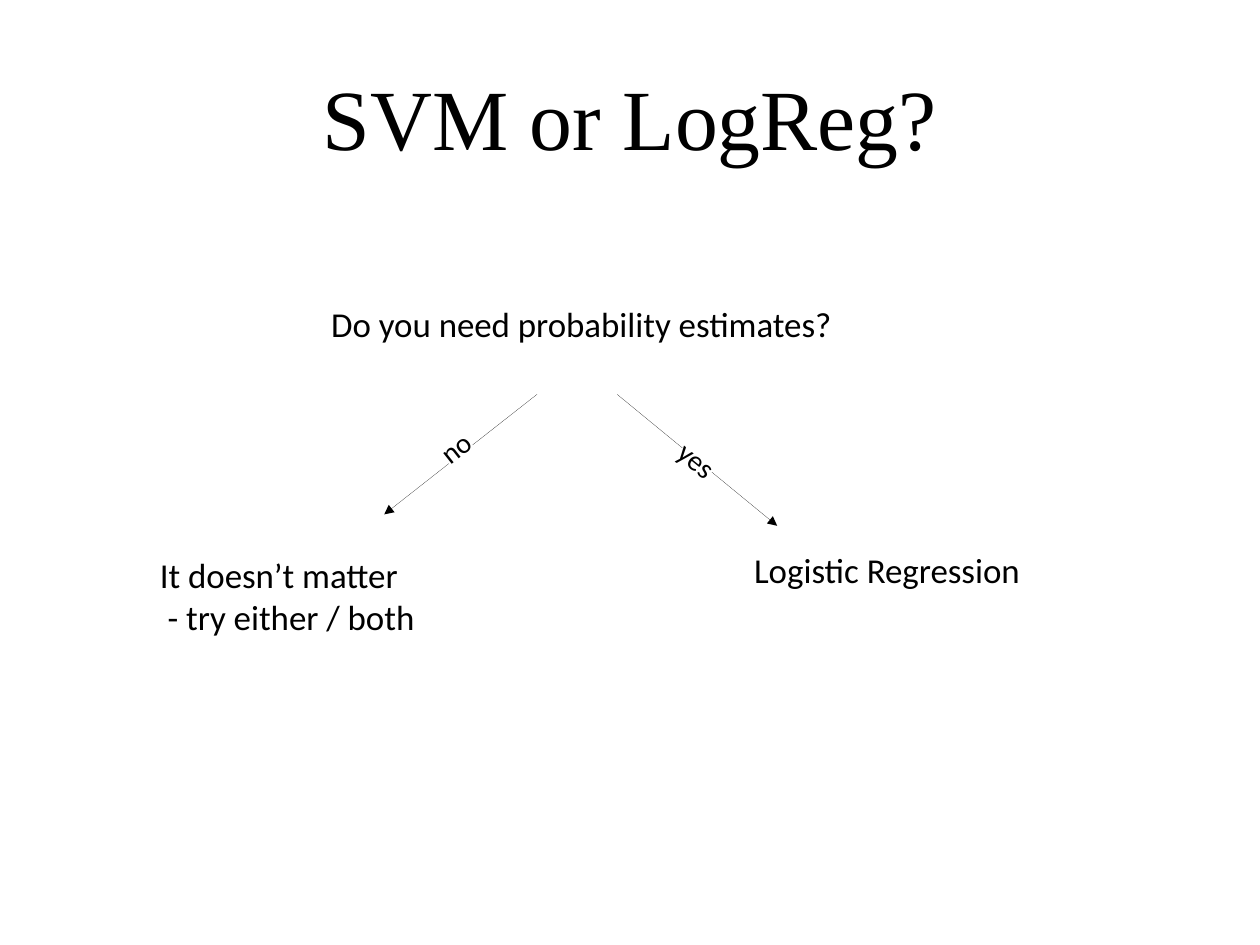
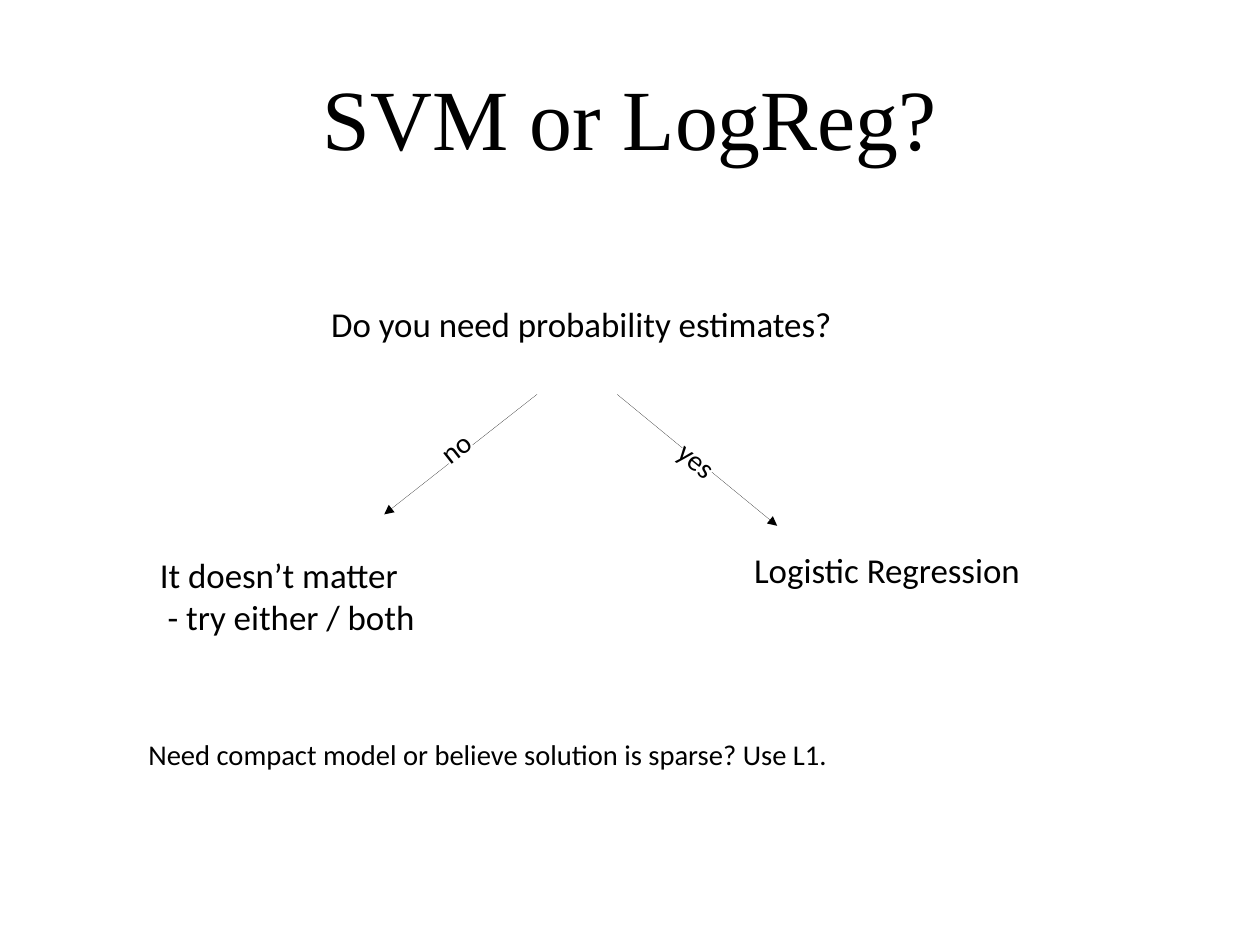
Before and after one commit to amueller/applied_ml_spring_2017, a slide deck: slide 8 of slides/aml-06-020617.odp. Drawn at 1260x945 pixels with LibreOffice and Linux fonts; fonts in the diff are those of the drawing. Boxes give left, top, right and bottom in pixels: in the first picture for what was removed or moved away, otherwise in the second. Text is boxed around its words. In the diff, an @@ line names an element or a change of style, - is before the commit and + after.

Commit message:
06 30 slides ^^

```diff
--- a/slides/aml-06-020617.odp
+++ b/slides/aml-06-020617.odp
@@ text added at bbox=[148, 745, 827, 770], 18 pt, text #000000 @@
+Need compact model or believe solution is sparse? Use L1.
```
Also in this commit, not shown: 10 slides added, 1 slide removed, 1 other file.
